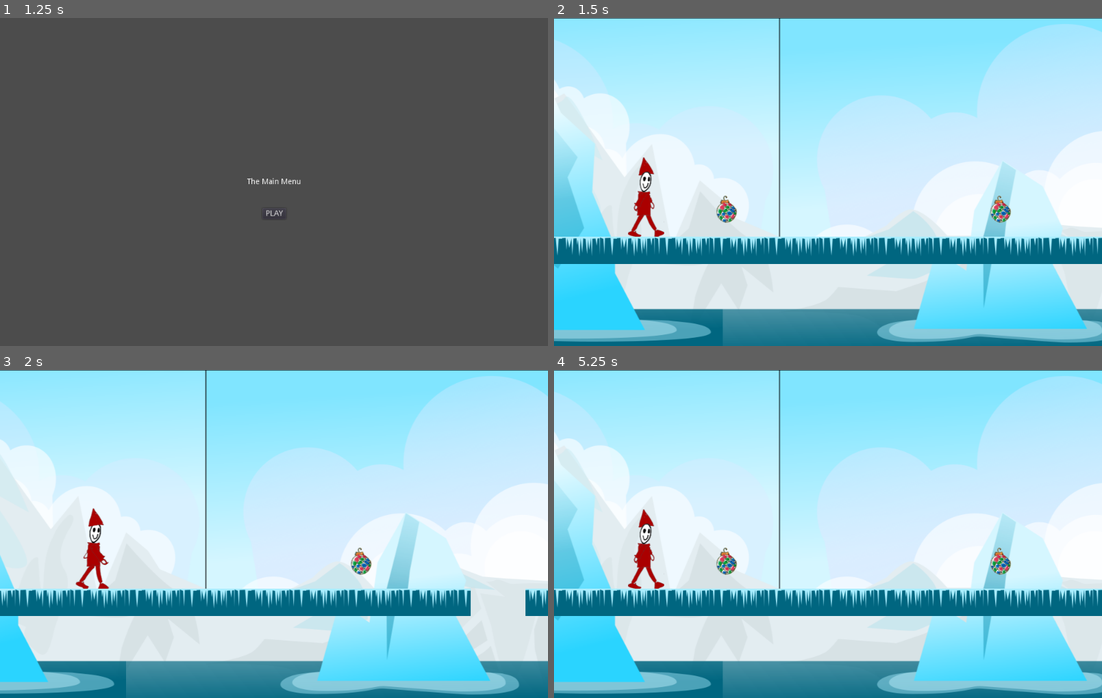
Above: before the commit, frames 1-4 (two rows, left to right).
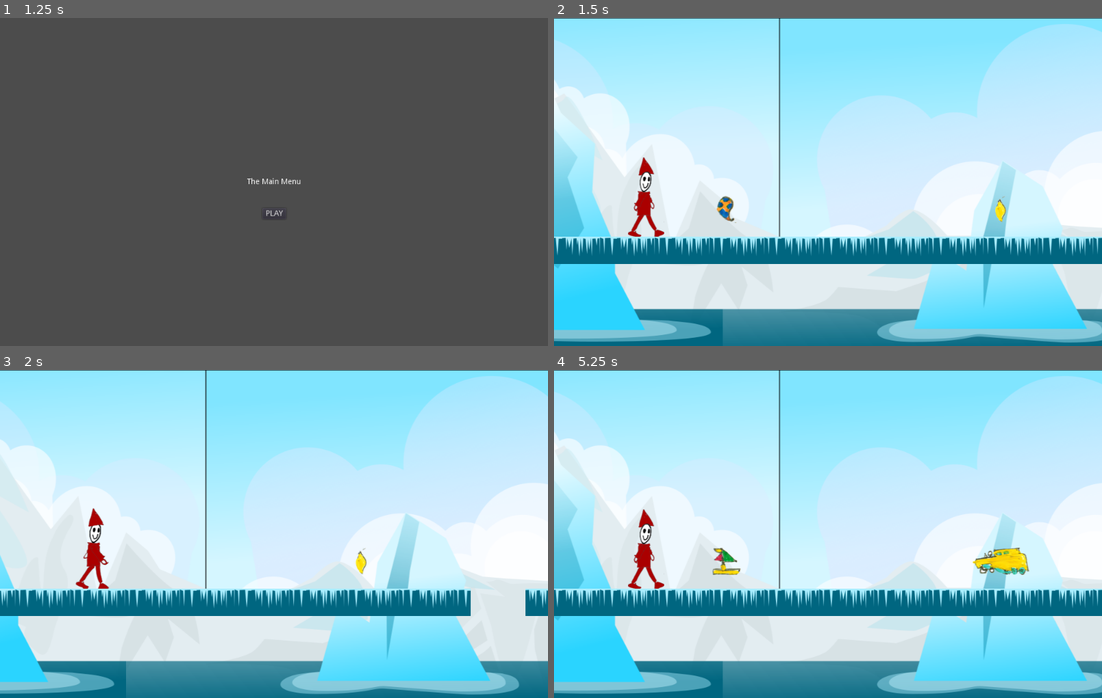
Above: after the commit, the same moments.

Repository: the-g-force/FamJam-December2020
Game: Godot game, scene res://src/SplashScreen.tscn
The game is run twice, just before and just after one commit, with the same random seed, the same clock (stepped at 60 frames per second) and the same inputs.
Inputs (mouse positions are in pixels of both pictures, inside the frame that each line leads up to):
- Up to frame 1 (1.25 s): tap Enter at 0.5 s; move the mouse to (394, 165) at 0.52 s; click (394, 165) at 0.67 s; tap Space (jump) at 0.77 s
- Up to frame 2 (1.5 s): click "PLAY" at 1.25 s
- Up to frame 3 (2 s): no input
- Up to frame 4 (5.25 s): move the mouse to (718, 550) at 2.02 s; click (718, 550) at 2.17 s; tap Space (jump) at 2.27, 3.77, 4.52 s; move the mouse to (882, 461) at 2.77 s; click (882, 461) at 2.92 s; move the mouse to (800, 599) at 3.52 s; click (800, 599) at 3.67 s; move the mouse to (992, 583) at 4.27 s; click (992, 583) at 4.42 s; click "Play Again" at 5 s

Frame 1 is identical in both runs. In frame 2, 0.4% of the frame differs, in the area x 29-84%, y 54-63%; in frame 3, 0.2%; in frame 4, 0.9%, in the area x 28-87%, y 54-63%.

Commit message:
Add random ornament animations

Diff:
--- a/project/src/Ornament.gd
+++ b/project/src/Ornament.gd
@@ -2,8 +2,15 @@
 
 onready var sprite := $Sprite
 
+
 func _ready():
-	var image = "FOO"
+	var animations := []
+	for animation in sprite.frames.get_animation_names():
+		animations.append(animation)
+	var anim_index := randi()%animations.size()
+	var anim:String = animations[anim_index]
+	sprite.play(anim)
+
 
 func _on_VisibilityNotifier2D_screen_exited():
 	queue_free()
--- a/project/src/Ornament.tscn
+++ b/project/src/Ornament.tscn
@@ -1,10 +1,78 @@
-[gd_scene load_steps=4 format=2]
+[gd_scene load_steps=15 format=2]
 
 [ext_resource path="res://src/Ornament.gd" type="Script" id=1]
 [ext_resource path="res://assets/ornaments/image2702.png" type="Texture" id=2]
+[ext_resource path="res://assets/ornaments/image2724.png" type="Texture" id=3]
+[ext_resource path="res://assets/ornaments/image2713.png" type="Texture" id=4]
+[ext_resource path="res://assets/ornaments/image2746.png" type="Texture" id=5]
+[ext_resource path="res://assets/ornaments/image2768.png" type="Texture" id=6]
+[ext_resource path="res://assets/ornaments/image2779.png" type="Texture" id=7]
+[ext_resource path="res://assets/ornaments/image2757.png" type="Texture" id=8]
+[ext_resource path="res://assets/ornaments/image2823.png" type="Texture" id=9]
+[ext_resource path="res://assets/ornaments/image2801.png" type="Texture" id=10]
+[ext_resource path="res://assets/ornaments/image2790.png" type="Texture" id=11]
+[ext_resource path="res://assets/ornaments/image2812.png" type="Texture" id=12]
 
 [sub_resource type="RectangleShape2D" id=1]
 extents = Vector2( 23.1227, 26.3101 )
+
+[sub_resource type="SpriteFrames" id=2]
+animations = [ {
+"frames": [ ExtResource( 7 ) ],
+"loop": true,
+"name": "7",
+"speed": 5.0
+}, {
+"frames": [ ExtResource( 5 ) ],
+"loop": true,
+"name": "4",
+"speed": 5.0
+}, {
+"frames": [ ExtResource( 6 ) ],
+"loop": true,
+"name": "6",
+"speed": 5.0
+}, {
+"frames": [ ExtResource( 11 ) ],
+"loop": true,
+"name": "8",
+"speed": 5.0
+}, {
+"frames": [ ExtResource( 2 ) ],
+"loop": true,
+"name": "1",
+"speed": 5.0
+}, {
+"frames": [ ExtResource( 12 ) ],
+"loop": true,
+"name": "10",
+"speed": 5.0
+}, {
+"frames": [ ExtResource( 4 ) ],
+"loop": true,
+"name": "2",
+"speed": 5.0
+}, {
+"frames": [ ExtResource( 10 ) ],
+"loop": true,
+"name": "9",
+"speed": 5.0
+}, {
+"frames": [ ExtResource( 8 ) ],
+"loop": true,
+"name": "5",
+"speed": 5.0
+}, {
+"frames": [ ExtResource( 3 ) ],
+"loop": true,
+"name": "3",
+"speed": 5.0
+}, {
+"frames": [ ExtResource( 9 ) ],
+"loop": true,
+"name": "0",
+"speed": 5.0
+} ]
 
 [node name="Ornament" type="Area2D"]
 script = ExtResource( 1 )
@@ -12,8 +80,9 @@
 [node name="CollisionShape2D" type="CollisionShape2D" parent="."]
 shape = SubResource( 1 )
 
-[node name="Sprite" type="Sprite" parent="."]
-texture = ExtResource( 2 )
+[node name="Sprite" type="AnimatedSprite" parent="."]
+frames = SubResource( 2 )
+animation = "0"
 
 [node name="VisibilityNotifier2D" type="VisibilityNotifier2D" parent="."]
 position = Vector2( 1.66855, -0.333725 )
